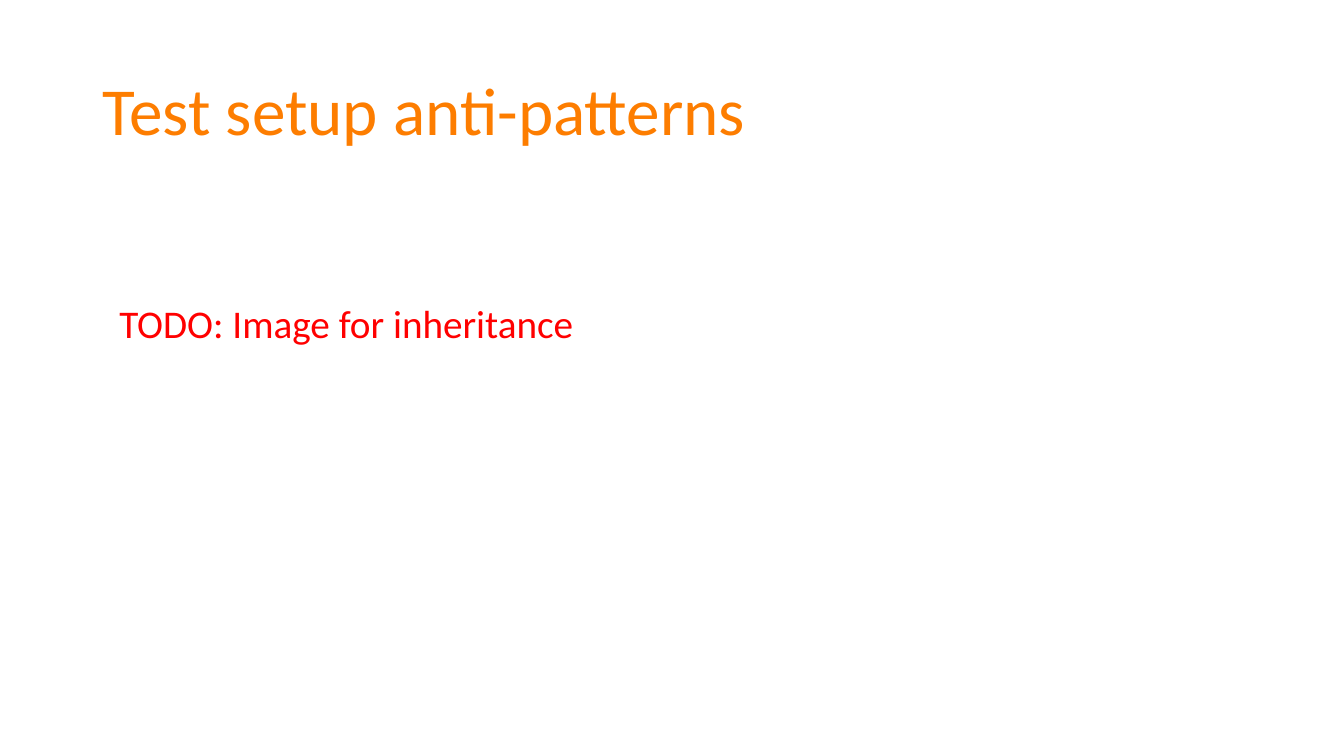
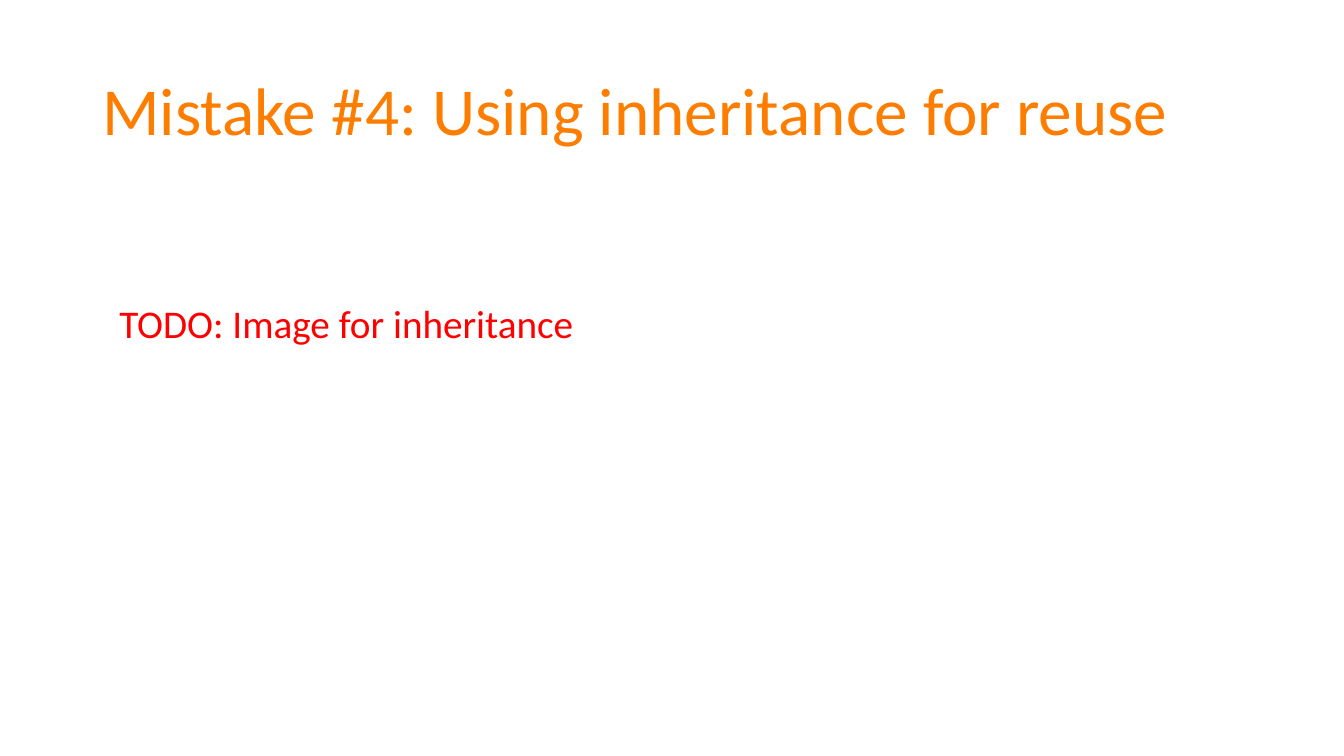
Before and after one commit to spetryjohnson/Talk-Patterns_of_Effective_Test_Setup, a slide deck: slide 25 of POETS - CodeMash 2017.pptx (slide 24 before the commit). Drawn at 1344x756 pixels with LibreOffice and Linux fonts; fonts in the diff are those of the drawing. Boxes give left, top, right and bottom in pixels: in the first picture for what was removed or moved away, otherwise in the second. Text is boxed around its words. In the diff, an @@ line names an element or a change of style, - is before the commit and + after.

```diff
--- a/POETS - CodeMash 2017.pptx
+++ b/POETS - CodeMash 2017.pptx
@@ title at [102,88,1167,147]: text changed @@
-Test setup anti-patterns
+Mistake #4: Using inheritance for reuse
```
Also in this commit, not shown: 14 other slides changed, 12 slides added, 11 slides removed, 1 other file.
